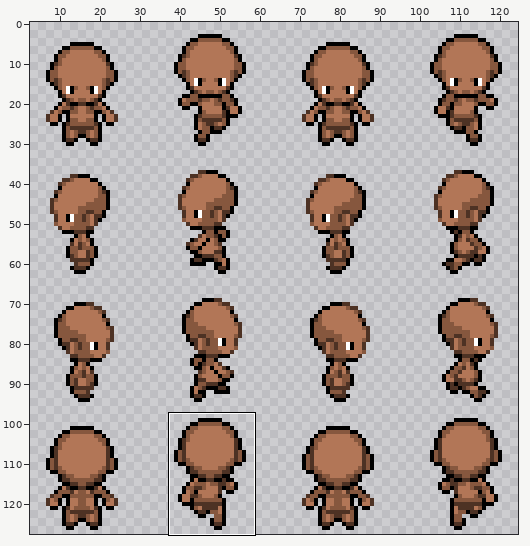
Two versions of one sprite sheet, images/bodyParts/body/gen5/m_tono_3.png. Above, an overview of the earlier version with the close-up marked.
Close-up. As it was:
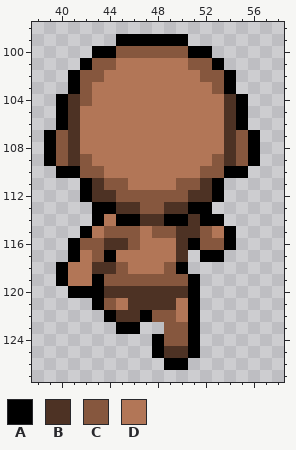
The file is 256x256 pixels, drawn in blocks of 2x2; one block is one cell here. Shown: x 38..58, y 98..127. The wide view leaves out empty margins. The commit also changed other parts of the picture, which this record leaves out.
Palette (. is transparent): A #000000  B #4d3224  C #86573e  D #b27657
Pixels before, first column x 39:
 99 ......AAAAAA......
100 ....AACCCCCCAA....
101 ...ACCDDDDDDCCA...
102 ..ACCDDDDDDDDCCA..
103 ..ACDDDDDDDDDDCA..
104 .ABCDDDDDDDDDDDBA.
105 .ABDDDDDDDDDDDDBA.
106 .ABDDDDDDDDDDDDBA.
107 ACBDDDDDDDDDDDDBCA
108 ACBDDDDDDDDDDDDBCA
109 ACBCDDDDDDDDDDCBCA
110 .AACCDDDDDDDDCCAA.
111 ...ABCCDDDDCCBA...
112 ...ABBCCCCCCBBA...
113 ....AABBCCBBAA....
114 ....ADAABBAABAA...
115 ...ADCCCDCCBBCDA..
116 ..ACCBBCDDDBACCA..
117 ..ADCADDDDDB.AA...
118 .ADDBBCDDDCA......
119 .ADDACCCCCCCA.....
120 ..AAABBBBBBBA.....
121 ....ACDBBBBDA.....
122 .....ABBACCDA.....
123 ......AA..CCA.....
124 .........ACCA.....
125 .........ABBA.....
126 ..........AA......
The same view after the edit:
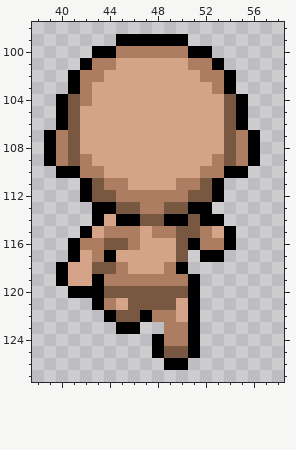
From old to new:
colour B: #4d3224 -> #785840
colour C: #86573e -> #ad7d62
colour D: #b27657 -> #d5a387
Where, in picture pixels (left, top, right, bottom), the same in both close-ups:
changed: (56, 46, 248, 358)
